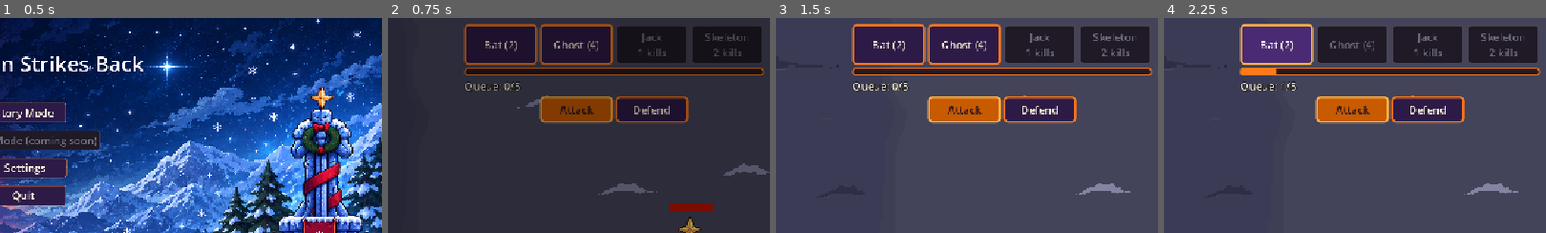
Above: before the commit, frames 1-4 (left to right).
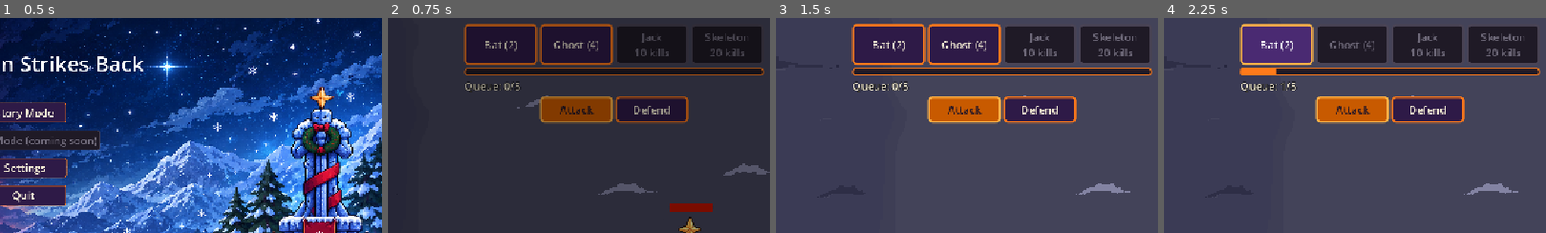
Above: after the commit, the same moments.

Repository: aleksandra0611/HalloweenStrikesBack
Game: Godot game, scene res://Scenes/main_menu.tscn
Two runs of this game, one before a commit and one after it. Both use one fixed random seed, a clock stepped at 60 frames per second and the inputs below.
Inputs:
- Up to frame 1 (0.5 s): no input
- Up to frame 2 (0.75 s): click "Story Mode" at 0.5 s
- Up to frame 3 (1.5 s): click "Skip (Esc)" at 1.25 s
- Up to frame 4 (2.25 s): click "Bat (2)" at 2 s
The pictures show only the part of the screen within x 50-100%, y 0-50%; the shares and areas given below are measured in that part.

Frame 1 is identical in both runs. In frame 2, 0.3% of the frame differs, in the area x 64-94%, y 14-18%; in frame 3, 0.4%; in frame 4, 0.4%.

Commit message:
Fixed some bugs and nerfed snowman

Diff:
--- a/Scenes/elf.tscn
+++ b/Scenes/elf.tscn
@@ -163,7 +163,7 @@
 }],
 "loop": false,
 "name": &"attack",
-"speed": 12.0
+"speed": 16.0
 }, {
 "frames": [{
 "duration": 1.0,
@@ -255,4 +255,5 @@
 scale = Vector2(2.6164312, 2.6739745)
 sprite_frames = SubResource("SpriteFrames_8cim4")
 animation = &"attack"
-frame_progress = 0.8933961
+frame = 11
+frame_progress = 1.0
--- a/Scenes/snowman.tscn
+++ b/Scenes/snowman.tscn
@@ -2,6 +2,7 @@
 
 [ext_resource type="Script" uid="uid://cvfvfkav08osv" path="res://Scripts/unit.gd" id="1_uo00j"]
 [ext_resource type="Texture2D" uid="uid://dmnsqo457k6fa" path="res://Art/SnowManIdle.png" id="2_i1e4d"]
+[ext_resource type="PackedScene" uid="uid://bdp5e0r21n1d0" path="res://Scenes/snowball.tscn" id="2_l5jrg"]
 [ext_resource type="Texture2D" uid="uid://derqi13lxsbk4" path="res://Art/SnowManRun.png" id="3_l5jrg"]
 
 [sub_resource type="RectangleShape2D" id="RectangleShape2D_1f0kj"]
@@ -94,6 +95,7 @@
 siege_min = 180.0
 siege_max = 290.0
 defend_back = 80.0
+projectile_scene = ExtResource("2_l5jrg")
 sprite_faces_right = false
 hit_frame = 3
 
--- a/Scripts/snowball.gd
+++ b/Scripts/snowball.gd
@@ -27,6 +27,7 @@
 		queue_free()
 
 func _on_body_entered(body: Node2D) -> void:
+	print("snowball touched: ", body.name)
 	if hit:
 		return
 	if body.has_method("take_damage"):
@@ -36,6 +37,7 @@
 		queue_free()
 
 func _play_hit_sound() -> void:
+	print("hit_sound = ", hit_sound)
 	if hit_sound == null:
 		return   # projectiles with no sound set stay silent
 	var p := AudioStreamPlayer.new()
--- a/Scripts/unit.gd
+++ b/Scripts/unit.gd
@@ -37,6 +37,8 @@
 @export var arrow_offset: Vector2 = Vector2(20, 0)   # where arrows spawn, relative to the unit
 
 @export var shoot_sound: AudioStream
+@export var defend_engage: float = 180.0   # defenders step out to fight enemies this close (0 = never)
+@export var retreat_distance: float = 150.0   # on Defend, units farther than this from the defend point run home instead of fighting (0 = off)
 
 var direction: int = 1
 var facing: int = 1
@@ -56,6 +58,7 @@
 var attacking: bool = false
 var attack_hit_done: bool = false
 var attack_target: Node2D = null
+var returning: bool = false
 
 @onready var attack_range: Area2D = $AttackRange
 @onready var health_bar: ProgressBar = $HealthBar
@@ -110,14 +113,40 @@
 	var near_base := absf(base_dx) < siege_zone
 	collision_mask = LAYER_GROUND if (near_base or defending) else normal_mask
 
-	if not targets.is_empty():
+	# Defend: run home when far from the defend point.
+	# Starts beyond retreat_distance, stops inside half of it, so it can't flicker at the edge.
+	var hold_x := defend_x - defend_back * direction
+	var home_dx := hold_x - global_position.x
+	if not (is_player and defending and retreat_distance > 0.0):
+		returning = false
+	elif absf(home_dx) > retreat_distance:
+		returning = true
+	elif absf(home_dx) <= retreat_distance * 0.5:
+		returning = false
+
+	if returning:
+		# drop the fight and run back to the defend point
+		if attacking:
+			attacking = false
+			attack_target = null
+		velocity.x = signf(home_dx) * speed
+		attack_timer = attack_interval
+	elif not targets.is_empty():
 		# fight units in range first
 		velocity.x = 0.0
 		_try_attack(delta, _nearest_target())
 	elif defending:
-		# walk to the defend point and wait there
-		var dx := (defend_x - defend_back * direction) - global_position.x
-		velocity.x = signf(dx) * speed if absf(dx) > 6.0 else 0.0
+		# step out to an enemy that is close, but never past the leash
+		var leash := retreat_distance if retreat_distance > 0.0 else INF
+		var foe := _nearest_enemy_within(defend_engage)
+		if foe != null and absf(foe.global_position.x - hold_x) > leash:
+			foe = null
+		if foe != null:
+			var fdx := foe.global_position.x - global_position.x
+			velocity.x = signf(fdx) * speed if absf(fdx) > 6.0 else 0.0
+		else:
+			# otherwise walk to the defend point and wait there
+			velocity.x = signf(home_dx) * speed if absf(home_dx) > 6.0 else 0.0
 		attack_timer = attack_interval
 	elif near_base and absf(base_dx) <= siege_distance:
 		# in position: attack the base
@@ -136,10 +165,8 @@
 # ---------- attacking ----------
 
 func _try_attack(delta: float, target: Node2D) -> void:
-	if attacking:
-		return
 	attack_timer -= delta
-	if attack_timer > 0.0:
+	if attacking or attack_timer > 0.0:
 		return
 	attack_timer = attack_interval
 	_start_attack(target)
@@ -212,6 +239,21 @@
 		if d < best_dist:
 			best_dist = d
 			best = t
+	return best
+
+func _nearest_enemy_within(max_dist: float) -> Node2D:
+	if max_dist <= 0.0:
+		return null
+	var best: Node2D = null
+	var best_d := max_dist
+	for e in get_tree().get_nodes_in_group("enemy_army" if is_player else "player_army"):
+		var n := e as Node2D
+		if n == null or n.get("is_dead"):
+			continue
+		var d := absf(n.global_position.x - global_position.x)
+		if d < best_d:
+			best_d = d
+			best = n
 	return best
 
 func _shoot(target: Node2D) -> void:
--- a/Scripts/world.gd
+++ b/Scripts/world.gd
@@ -7,14 +7,14 @@
 # Press F4 in game to print power / fair cost for every unit.
 const PLAYER_UNITS := {
 	"bat": {"name": "Bat", "cost": 2, "scene": preload("res://Scenes/bat.tscn"), "train_time": 1.5,
-		"hp": 2, "damage": 1, "interval": 0.6, "speed": 150.0},      # fast, fragile swarmer
+		"hp": 2, "damage": 1, "interval": 0.8, "speed": 150.0},      # fast, fragile swarmer
 	"ghost": {"name": "Ghost", "cost": 4, "scene": preload("res://Scenes/ghost.tscn"), "train_time": 3.0,
 		"hp": 8, "damage": 1, "interval": 1.0, "speed": 80.0},       # slow tank that soaks damage
 	"pumpkin": {"name": "Jack", "cost": 5, "scene": preload("res://Scenes/pumpkin.tscn"), "train_time": 3.0,
-		"unlock_kills": 1, "unlock_sound": preload("res://Audio/pumpkin_unlock_sound.mp3"),
+		"unlock_kills": 10, "unlock_sound": preload("res://Audio/pumpkin_unlock_sound.mp3"),
 		"hp": 5, "damage": 2, "interval": 1.0, "speed": 100.0},      # strong all-round bruiser
 	"skeleton": {"name": "Skeleton", "cost": 8, "scene": preload("res://Scenes/skeleton.tscn"), "train_time": 4.0,
-		"unlock_kills": 2, "unlock_sound": preload("res://Audio/skeleton_unlock_sound.mp3"),
+		"unlock_kills": 20, "unlock_sound": preload("res://Audio/skeleton_unlock_sound.mp3"),
 		"hp": 12, "damage": 2, "interval": 1.2, "speed": 60.0},      # slow, tough tank
 }
 
@@ -27,9 +27,9 @@
 	{"name": "Santa", "scene": preload("res://Scenes/Santa.tscn"), "cost": 4, "weight": 3, "reward": 2, "ranged": false,
 		"hp": 4, "damage": 2, "interval": 1.2, "speed": 80.0},       # slow bruiser
 	{"name": "Elf", "scene": preload("res://Scenes/elf.tscn"), "cost": 2, "weight": 2, "reward": 1, "ranged": false,
-		"hp": 2, "damage": 1, "interval": 0.7, "speed": 100.0},      # fast and fragile
+		"hp": 2, "damage": 1, "interval": 0.6, "speed": 100.0},      # fast and fragile
 	{"name": "Snowman", "scene": preload("res://Scenes/snowman.tscn"), "cost": 3, "weight": 2, "reward": 2, "ranged": true,
-		"unlock_with": "pumpkin", "hp": 3, "damage": 1, "interval": 0.7, "speed": 90.0},       # snowball thrower
+		"unlock_with": "pumpkin", "hp": 3, "damage": 1, "interval": 1.1, "speed": 90.0},       # snowball thrower
 	]
 
 const StoryDialogue = preload("res://Scripts/story_dialogue.gd")
@@ -49,7 +49,7 @@
 const AI_THREAT_RANGE := 650.0        # our units this close to their base = base under attack
 const AI_RECALL_RANGE := 600.0        # enemy units this close to their base get pulled back to defend
 const AI_DEFEND_OFFSET := 220.0       # defend point distance in front of their base
-const AI_MAX_ALIVE := 10             # hard cap on enemies alive (keeps the game beatable)
+const AI_MAX_ALIVE := 15             # hard cap on enemies alive (keeps the game beatable)
 const AI_ALARM_MIN_ATTACKERS := 2     # this many of our units at their base triggers reinforcements
 const AI_ALARM_UNITS := 2             # how many extra units spawn instantly
 const AI_ALARM_COOLDOWN := 25.0       # seconds between emergency reinforcements
@@ -57,12 +57,12 @@
 const AI_SORTIE_RANGE := 330.0        # defenders charge out at one of our ranged units this close (archers outrange melee)
 # enemy economy: they pay for every unit, just like you
 const AI_START_GOLD := 5.0
-const AI_INCOME_PER_SEC := 0.05        # passive gold per second
+const AI_INCOME_PER_SEC := 0.12        # passive gold per second
 const AI_KILL_REWARD_RATIO := 0.5     # they get this share of the cost of every unit of ours that dies
-const AI_GOLD_CAP := 8.0              # they can't stockpile more than this
-const AI_BUY_GAP := 2.0               # minimum seconds between two purchases
-const AI_BUY_GAP_DEFENDING := 1.0     # ... while their base is under attack
-const AI_ALARM_BONUS := 3.0           # one-off emergency gold when a real push arrives (0 = off)
+const AI_GOLD_CAP := 10.0              # they can't stockpile more than this
+const AI_BUY_GAP := 0.5               # minimum seconds between two purchases
+const AI_BUY_GAP_DEFENDING := 0.0     # ... while their base is under attack
+const AI_ALARM_BONUS := 5.0           # one-off emergency gold when a real push arrives (0 = off)
 const SPAWN_JITTER := 25.0
 
 # ---------------- SETTINGS ----------------
@@ -72,7 +72,7 @@
 
 # passive income (set INCOME_AMOUNT to 0 to turn it off)
 const INCOME_AMOUNT := 1
-const INCOME_INTERVAL := 10
+const INCOME_INTERVAL := 15
 
 # score
 const KILL_POINTS := 100
Not shown: 1 places in Scenes/world.tscn that only renumber resources
